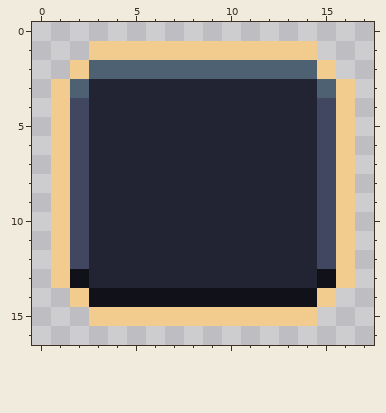
One commit to this pixel-art sprite: resources/images/ui/selectBoxUp_dark.png. The picture above was drawn from the file before the commit.
The file is 18x17 pixels.
The result:
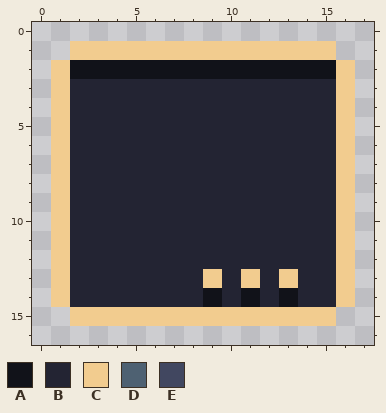
Palette (. is transparent): A #111219  B #232433  C #f2cc8f  D #4e6172  E #414760
Diff:
Changed rows in their new state; - is an unchanged pixel.
first column x 1:
 1 -C------------C-
 2 CAAAAAAAAAAAAAAC
 3 -B------------B-
 4 -B------------B-
 5 -B------------B-
 6 -B------------B-
 7 -B------------B-
 8 -B------------B-
 9 -B------------B-
10 -B------------B-
11 -B------------B-
12 -B------------B-
13 -B------C-C-C-B-
14 CBBBBBBB-B-B-BBC
15 -C------------C-
Pixel boxes of the changes (left, top, right, bottom) in both pictures:
changed: (51, 41, 355, 326)
